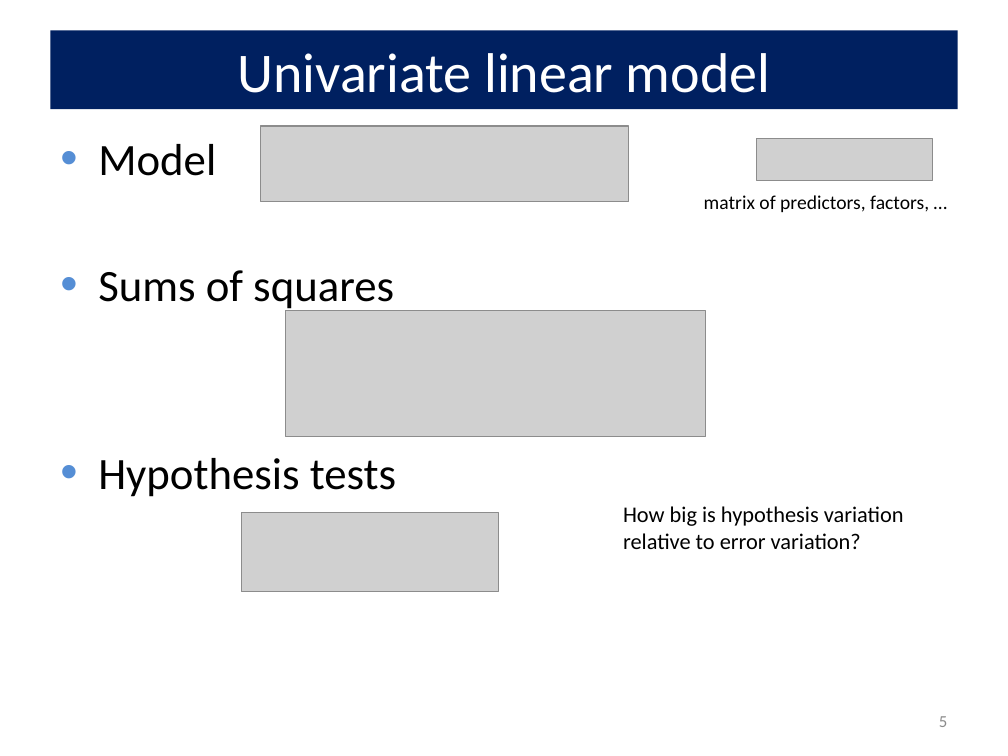
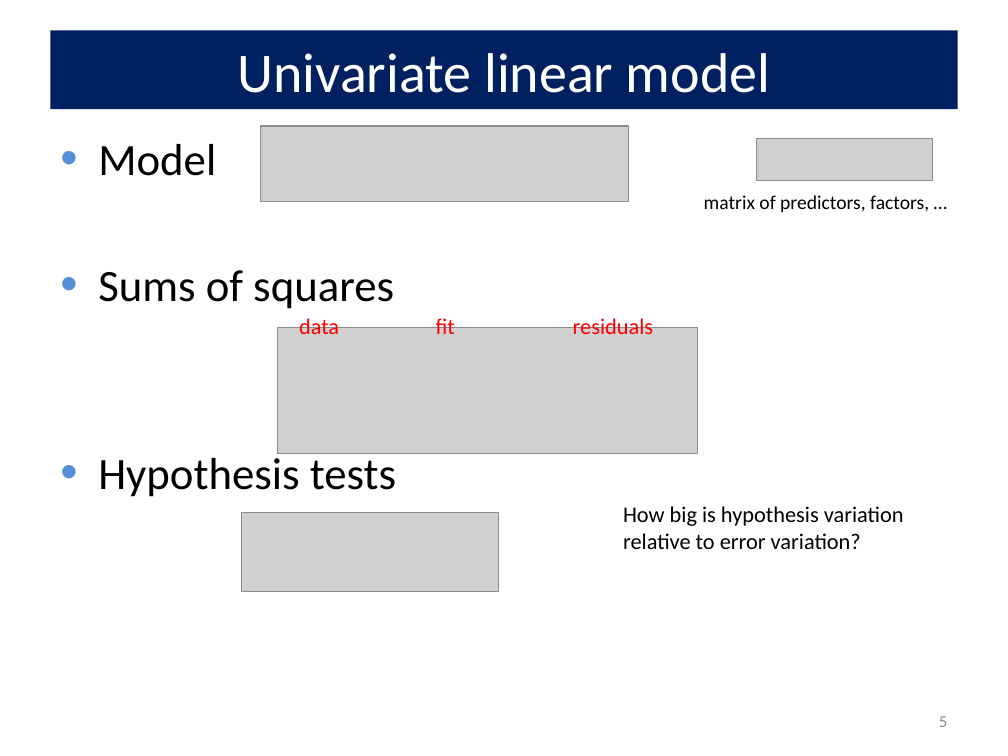
Before and after one commit to friendly/VisMLM-course, a slide deck: slide 5 of lectures/lecture2.pptx. Drawn at 1008x756 pixels with LibreOffice and Linux fonts; fonts in the diff are those of the drawing; grey boxes stand for pictures. Boxes give left, top, right and bottom in pixels: in the first picture for what was removed or moved away, otherwise in the second. Text is boxed around its words. In the diff, an @@ line names an element or a change of style, - is before the commit and + after.

```diff
--- a/lectures/lecture2.pptx
+++ b/lectures/lecture2.pptx
@@ picture moved from (x1=285, y1=310, x2=706, y2=436) to (x1=277, y1=328, x2=698, y2=454) @@
@@ text added at (x1=299, y1=315, x2=339, y2=340), 16 pt, text #FF0000 @@
+data
@@ text added at (x1=436, y1=315, x2=455, y2=340), 16 pt, text #FF0000 @@
+fit
@@ text added at (x1=573, y1=315, x2=653, y2=340), 16 pt, text #FF0000 @@
+residuals
```
Also in this commit, not shown: 1 other slide changed, 2 slides added, 13 other files.
